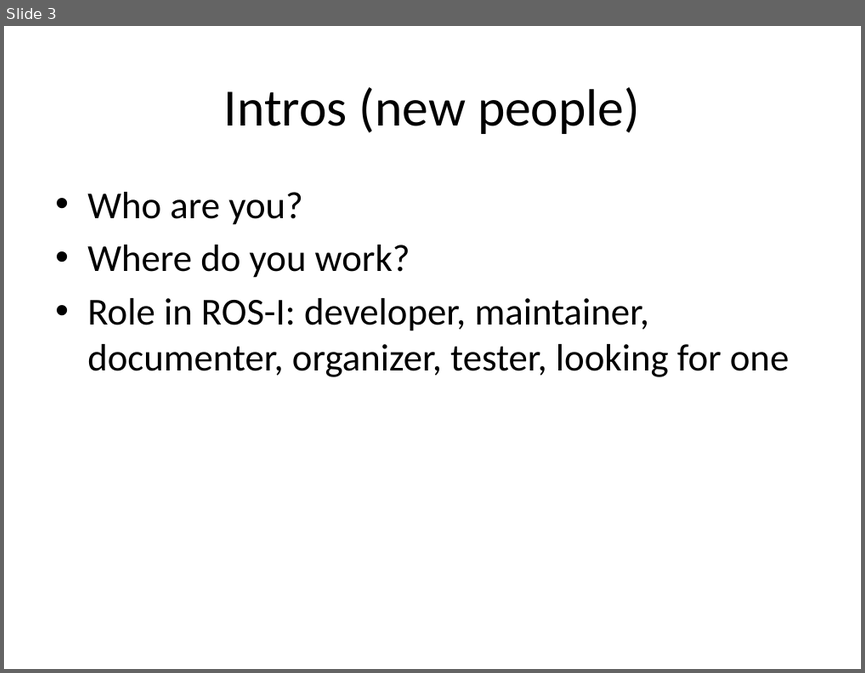
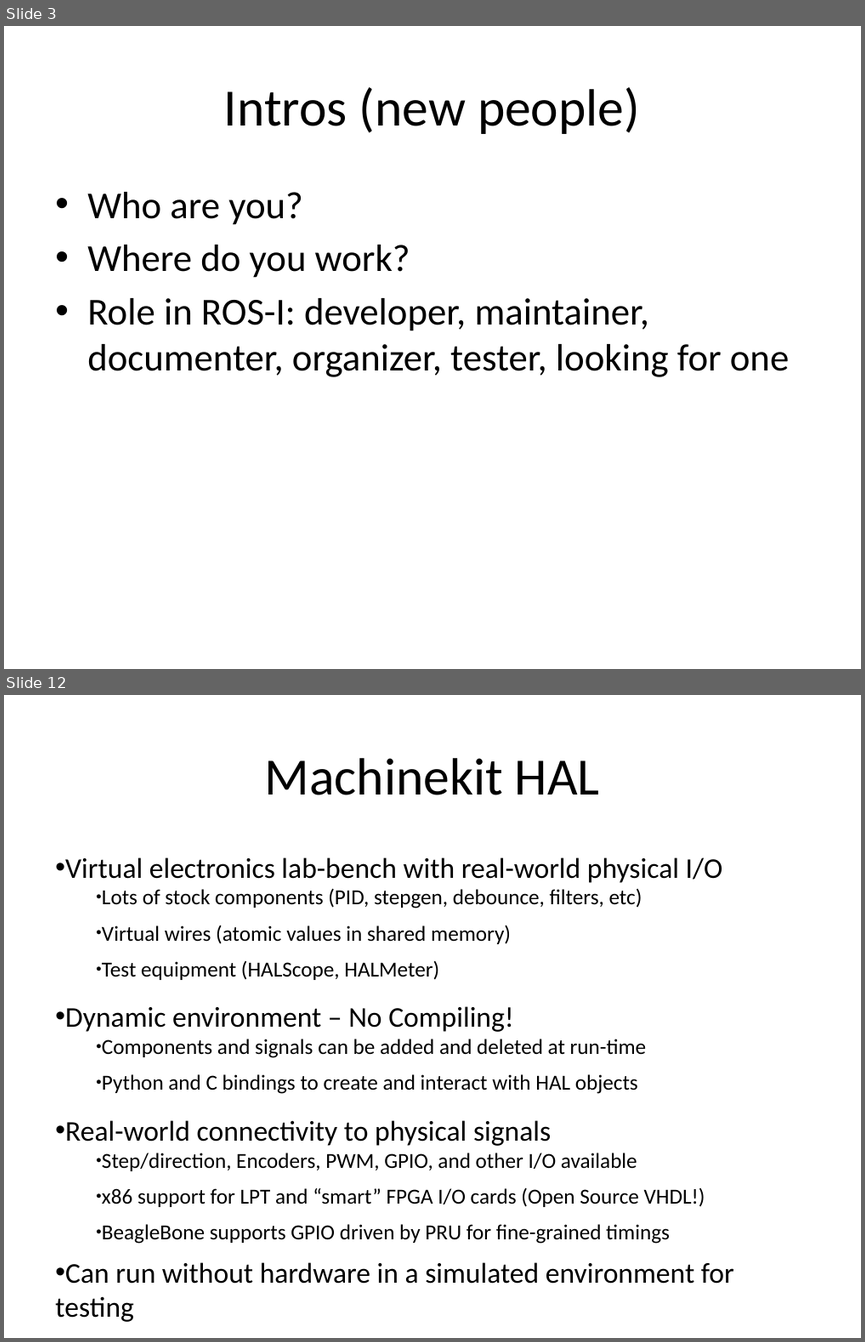
Before and after one commit to ros-industrial/ros_industrial_meetings, a slide deck: developer_meeting_notes/2016_1_12/meeting_agenda.pptx. Shown one above the other, each under a label of ours: slide 3 before the commit, slides 3 and 12 after it; the slides between them are not shown. The pictures are 865x673 and 865x1342 pixels, drawn with LibreOffice and Linux fonts; fonts in the diff are those of the drawing. Boxes give left, top, right and bottom in pixels: in the first picture for what was removed or moved away, otherwise in the second. Text is boxed around its words. In the diff, an @@ line names an element or a change of style, - is before the commit and + after.

```diff
--- a/developer_meeting_notes/2016_1_12/meeting_agenda.pptx
+++ b/developer_meeting_notes/2016_1_12/meeting_agenda.pptx
@@ slide 12 added at <box>4,695,861,1338</box>, background #FFFFFF @@
@@ title added at <box>265,758,600,795</box>, 44 pt, text #000000 @@
+Machinekit HAL
@@ text added at <box>65,857,734,1283</box>, 18 pt, text #000000 @@
+• Virtual electronics lab-bench with real-world physical I/O
+    ● Lots of stock components (PID, stepgen, debounce, filters, etc)
+    ● Virtual wires (atomic values in shared memory)
+    ● Test equipment (HALScope, HALMeter)
+• Dynamic environment – No Compiling!
+    ● Components and signals can be added and deleted at run-time
+    ● Python and C bindings to create and interact with HAL objects
+• Real-world connectivity to physical signals
+    ● Step/direction, Encoders, PWM, GPIO, and other I/O available
+    ● x86 support for LPT and “smart” FPGA I/O cards (Open Source VHDL!)
+    ● BeagleBone supports GPIO driven by PRU for fine-grained timings
+• Can run without hardware in a simulated environment for testing
```
Also in this commit, not shown: 6 slides changed, 7 other slides added, 2 other files.
